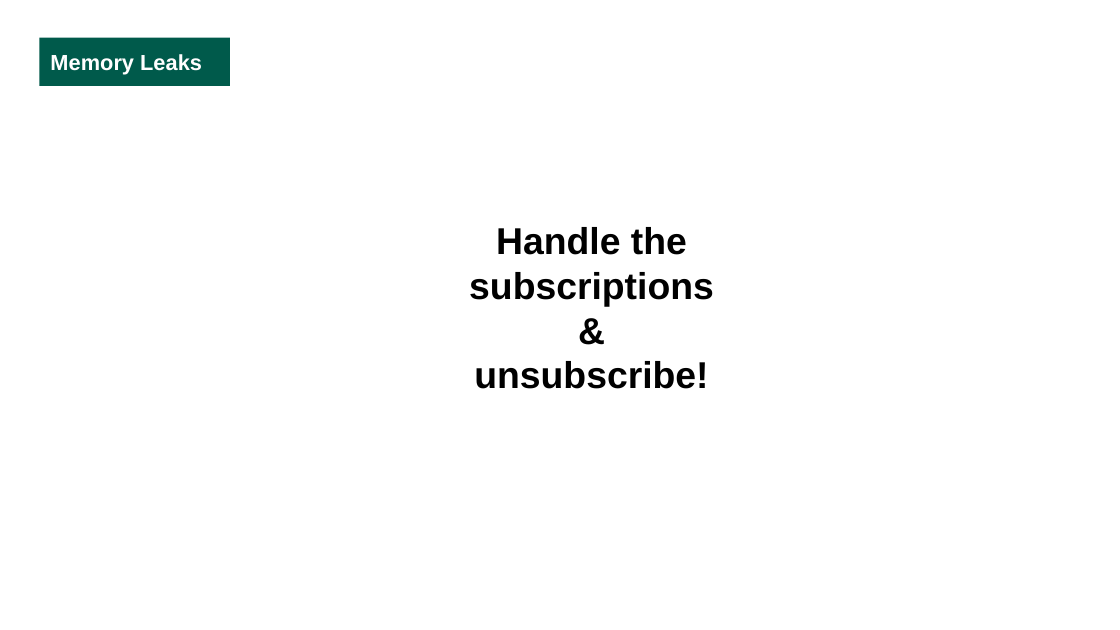
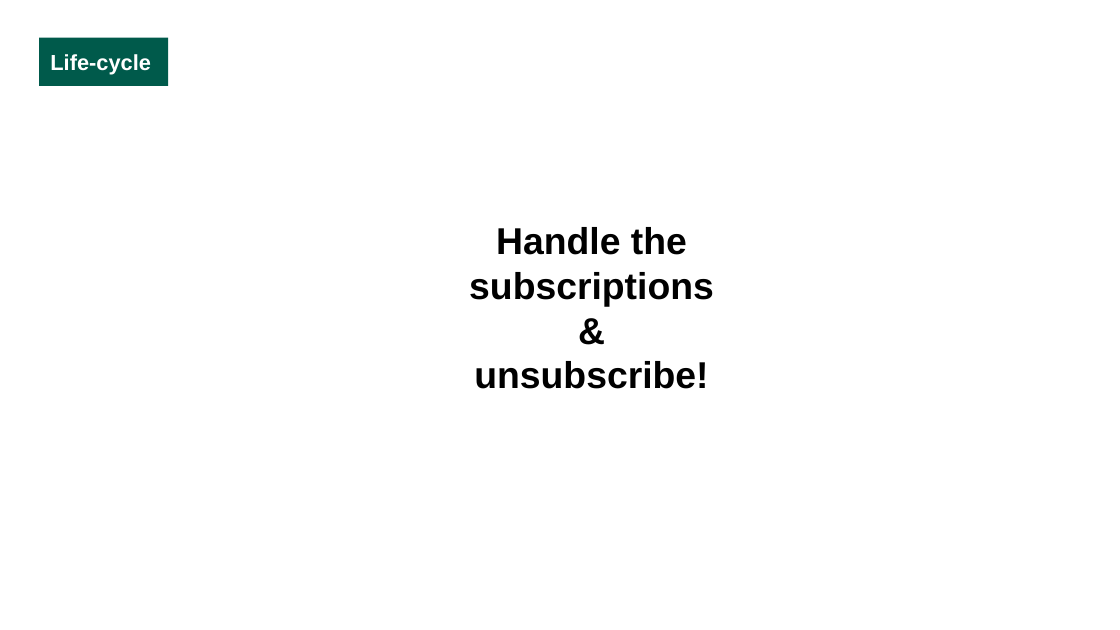
Before and after one commit to luciapayo/DroidconPresentation, a slide deck: slide 42 of Presentation/DroidconRx.potx.pptx (slide 41 before the commit). Drawn at 1120x630 pixels with LibreOffice and Linux fonts; fonts in the diff are those of the drawing; background and template pictures are left out. Boxes give left, top, right and bottom in pixels: in the first picture for what was removed or moved away, otherwise in the second. Text is boxed around its words. In the diff, an @@ line names an element or a change of style, - is before the commit and + after.

```diff
--- a/Presentation/DroidconRx.potx.pptx
+++ b/Presentation/DroidconRx.potx.pptx
@@ rectangle removed at bbox=[39, 38, 230, 86] @@
-Memory Leaks
@@ rectangle added at bbox=[39, 38, 168, 86], fill #005A4B, 14 pt, text #FFFFFF, bold @@
+Life-cycle
```
Also in this commit, not shown: 15 other slides changed, 9 slides added, 3 slides removed, 2 other files.
